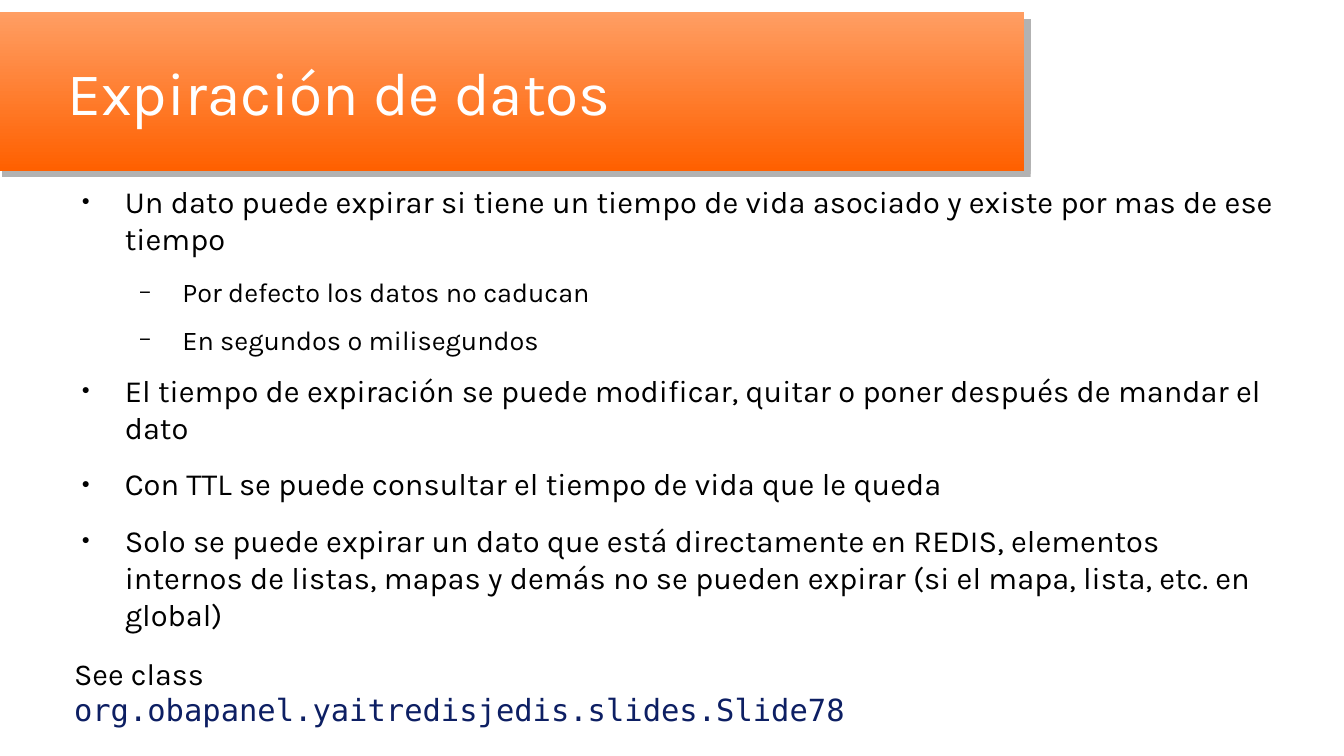
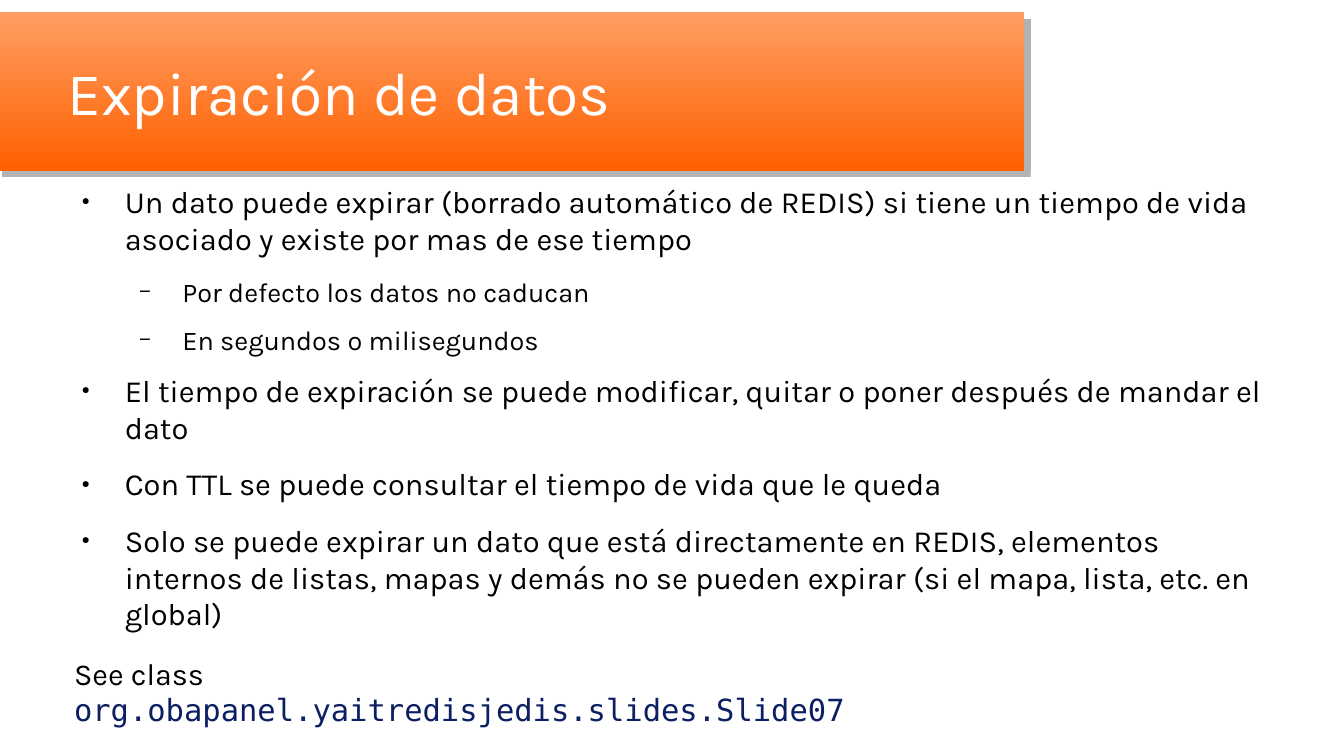
Before and after one commit to oscar-besga-panel/YaitRedisAndJedis, a slide deck: slide 7 of YaitRedisJedis_es.odp. Drawn at 1344x756 pixels with LibreOffice and Linux fonts; fonts in the diff are those of the drawing; background and template pictures are left out. Boxes give left, top, right and bottom in pixels: in the first picture for what was removed or moved away, otherwise in the second. Text is boxed around its words. In the diff, an @@ line names an element or a change of style, - is before the commit and + after.

```diff
--- a/YaitRedisJedis_es.odp
+++ b/YaitRedisJedis_es.odp
@@ text at [125,189,1248,257]: text changed @@
-● Un dato puede expirar si tiene un tiempo de vida asociado y existe por mas de ese tiempo
+● Un dato puede expirar (borrado automático de REDIS) si tiene un tiempo de vida asociado y existe por mas de ese tiempo
@@ text at [74,664,845,727]: text changed @@
-See class org.obapanel.yaitredisjedis.slides.Slide78
+See class org.obapanel.yaitredisjedis.slides.Slide07
```
Also in this commit, not shown: 18 other slides changed, 2 slides added, 16 other files.
